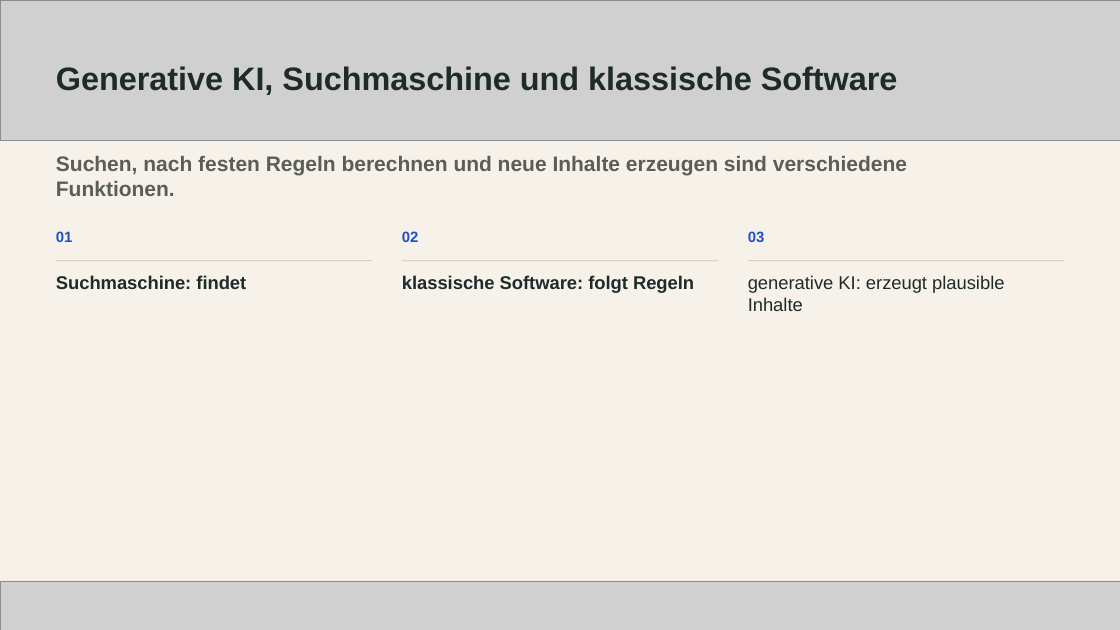
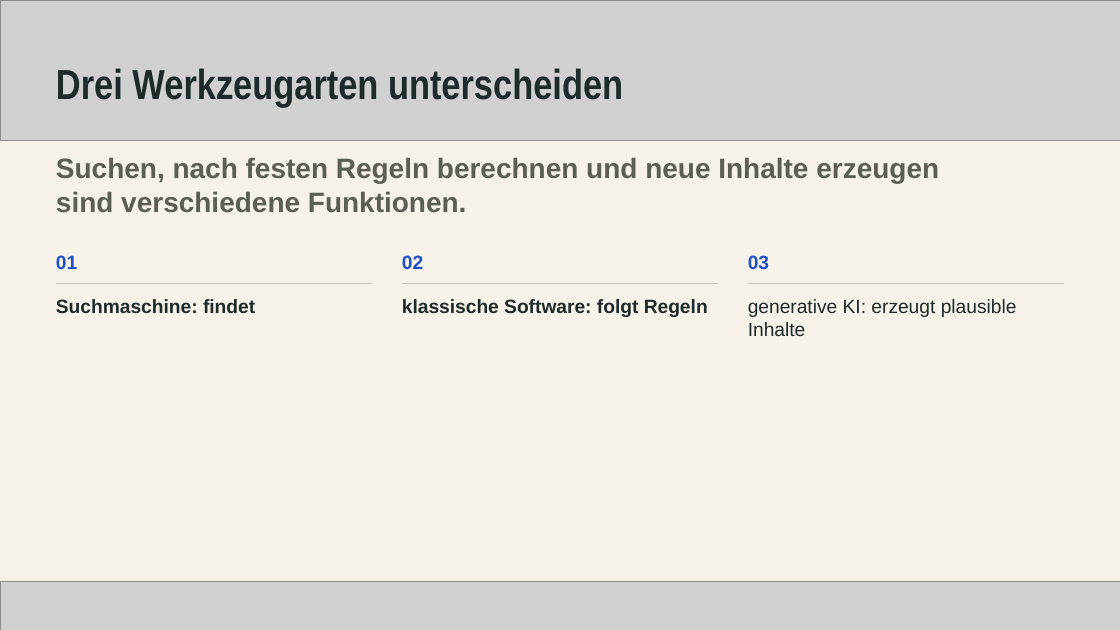
Before and after one commit to deniskaliberda/myhiwi-webseite, a slide deck: slide 7 of deliverables/ai-startklar/schulung/06-trainerfolien.pptx. Drawn at 1120x630 pixels with LibreOffice and Linux fonts; fonts in the diff are those of the drawing; grey boxes stand for pictures. Boxes give left, top, right and bottom in pixels: in the first picture for what was removed or moved away, otherwise in the second. Text is boxed around its words. In the diff, an @@ line names an element or a change of style, - is before the commit and + after.

```diff
--- a/deliverables/ai-startklar/schulung/06-trainerfolien.pptx
+++ b/deliverables/ai-startklar/schulung/06-trainerfolien.pptx
@@ text at bbox=[56, 68, 623, 108]: text changed; size 27.8 to 36 pt; font Arial to Arial Narrow @@
-Generative KI, Suchmaschine und klassische Software
+Drei Werkzeugarten unterscheiden
@@ text "Suchen, nach festen Regeln berechnen ..." at bbox=[56, 157, 939, 213]: size 18 to 24 pt @@
@@ 3 texts: place and size @@
-3 texts at bbox=[56, 231, 765, 242]
+3 texts at bbox=[56, 255, 769, 269]
@@ size 12.8 to 16.5 pt in 3 elements at bbox=[56, 255, 77, 269], bbox=[402, 255, 423, 269], bbox=[748, 255, 769, 269] @@
@@ 3 texts, 3 lines: place and size @@
-3 texts, 3 lines at bbox=[56, 260, 1065, 311]
+3 texts, 3 lines at bbox=[56, 284, 1065, 336]
@@ size 15.8 to 16.5 pt in 3 elements at bbox=[56, 299, 255, 313], bbox=[402, 299, 708, 317], bbox=[748, 299, 1017, 336] @@
```
Also in this commit, not shown: 39 other slides changed, 2 other files.
